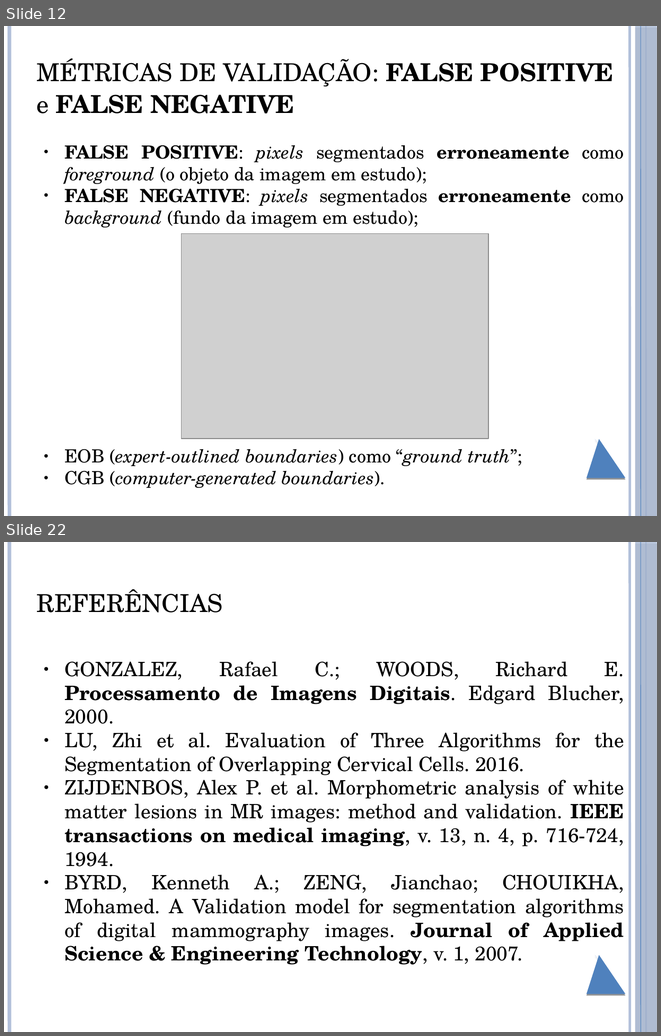
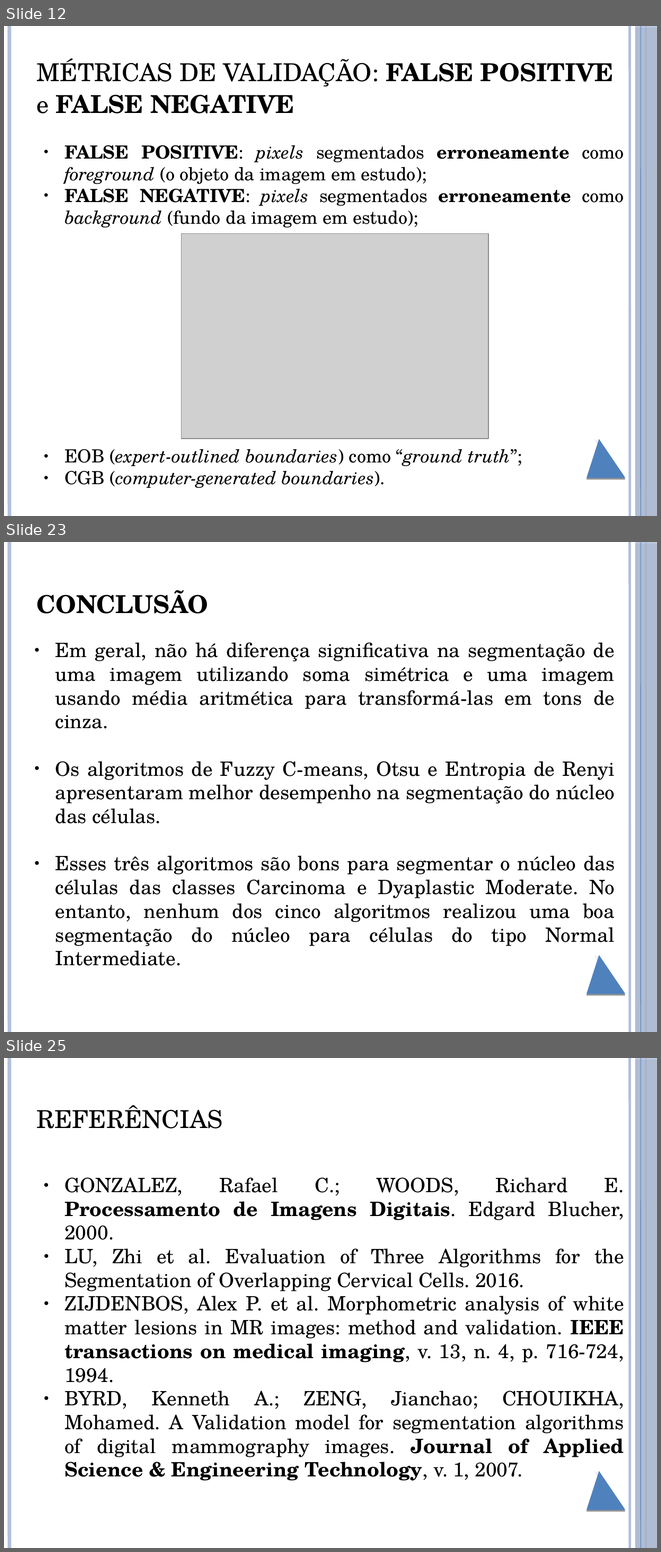
Before and after one commit to brunoliveira8/pdi, a slide deck: trabalho 6/apresentacao.pptx. Shown one above the other, each under a label of ours: slides 12 and 22 before the commit, slides 12, 23 and 25 after it; the slides between them are not shown. The pictures are 661x1036 and 661x1552 pixels, drawn with LibreOffice and Linux fonts; fonts in the diff are those of the drawing; grey boxes stand for pictures. Boxes give left, top, right and bottom in pixels: in the first picture for what was removed or moved away, otherwise in the second. Text is boxed around its words. In the diff, an @@ line names an element or a change of style, - is before the commit and + after.

```diff
--- a/trabalho 6/apresentacao.pptx
+++ b/trabalho 6/apresentacao.pptx
@@ slide 23 added at (x1=4, y1=542, x2=657, y2=1032), background #FFFFFF; not listed: 6 template elements that a slide beside it also shows @@
@@ text added at (x1=37, y1=590, x2=208, y2=614), 30 pt, text #000000, bold @@
+CONCLUSÃO
@@ text added at (x1=55, y1=642, x2=615, y2=965), 24 pt, text #000000 @@
+● Em geral, não há diferença significativa na segmentação de uma imagem utilizando soma simétrica e uma imagem usando média aritmética para transformá-las em tons de cinza.
+● Os algoritmos de Fuzzy C-means, Otsu e Entropia de Renyi apresentaram melhor desempenho na segmentação do núcleo das células.
+● Esses três algoritmos são bons para segmentar o núcleo das células das classes Carcinoma e Dyaplastic Moderate. No entanto, nenhum dos cinco algoritmos realizou uma boa segmentação do núcleo para células do tipo Normal Intermediate.
@@ what was slide 22 is now slide 25 @@
```
Also in this commit, not shown: 12 slides changed, 2 other slides added, 3 other files.
